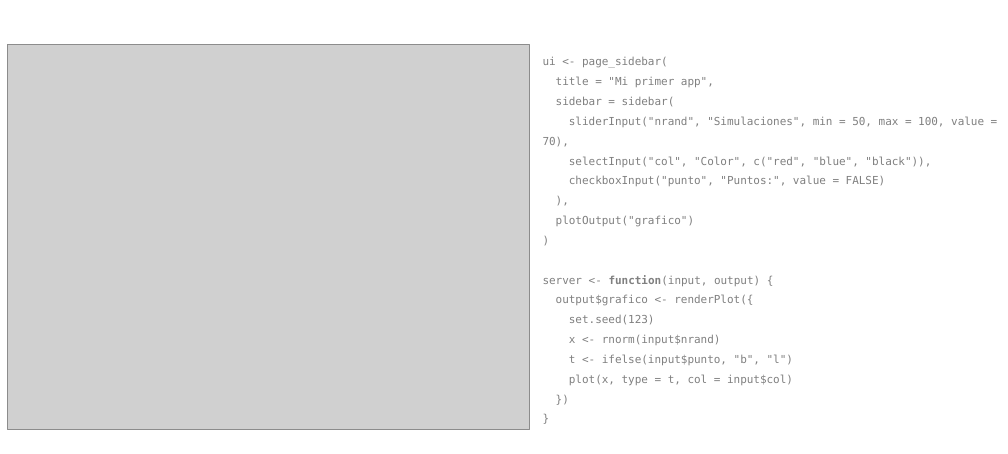
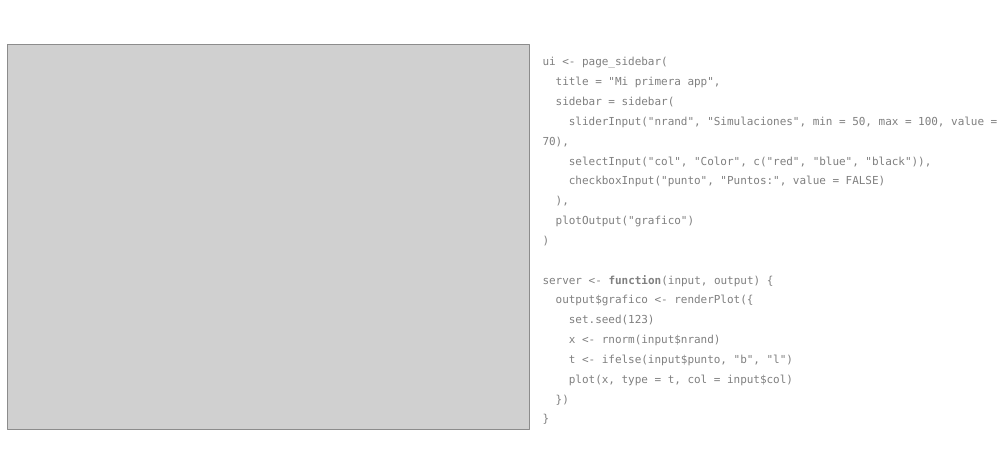
Before and after one commit to jbkunst/shiny-visualizacion-de-datos-con-R, a slide deck: slide 1 of extras/funcionamiento_app.pptx. Drawn at 1008x454 pixels with LibreOffice and Linux fonts; fonts in the diff are those of the drawing; grey boxes stand for pictures. Boxes give left, top, right and bottom in pixels: in the first picture for what was removed or moved away, otherwise in the second. Text is boxed around its words. In the diff, an @@ line names an element or a change of style, - is before the commit and + after.

```diff
--- a/extras/funcionamiento_app.pptx
+++ b/extras/funcionamiento_app.pptx
@@ text at <box>556,76,721,87</box>: text changed @@
-title = "Mi primer app",
+title = "Mi primera app",
```
Also in this commit, not shown: 6 other slides changed, 26 other files.
